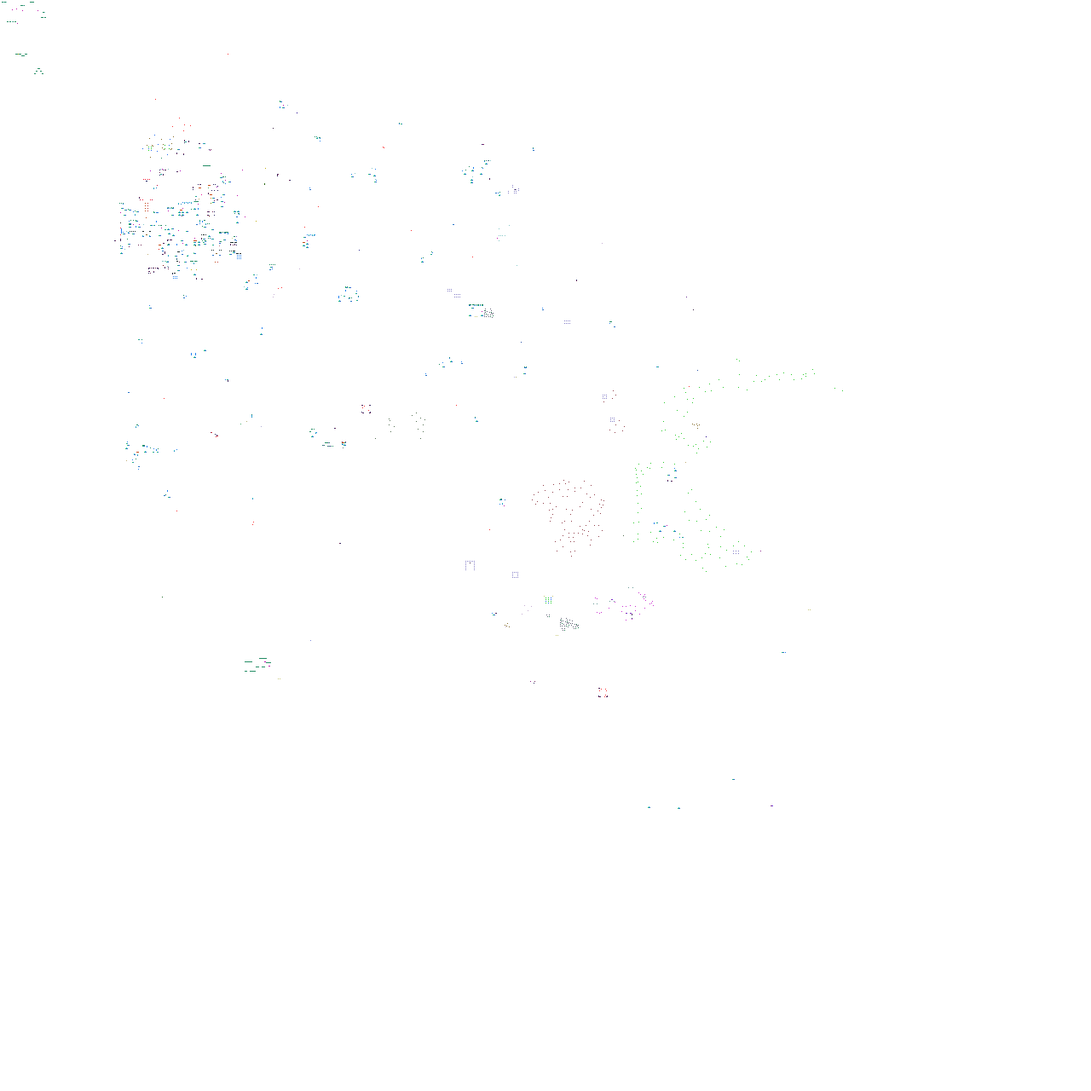
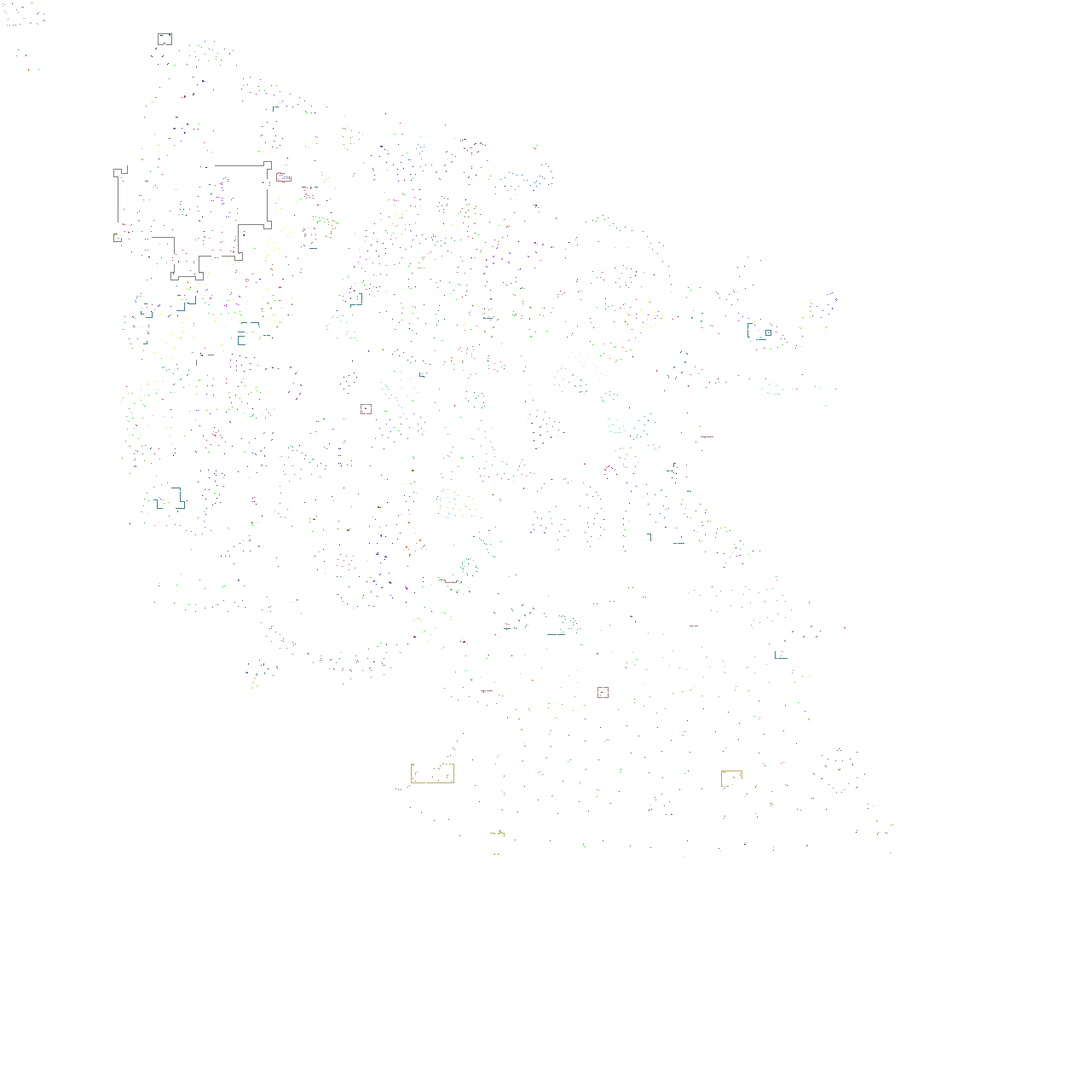
Comparing the layer stacks of the two 1091x1091 images. Changes:
showed "stuff", painted on it over [2, 2, 894, 858]
hid "doodads" over [1, 1, 844, 810]
